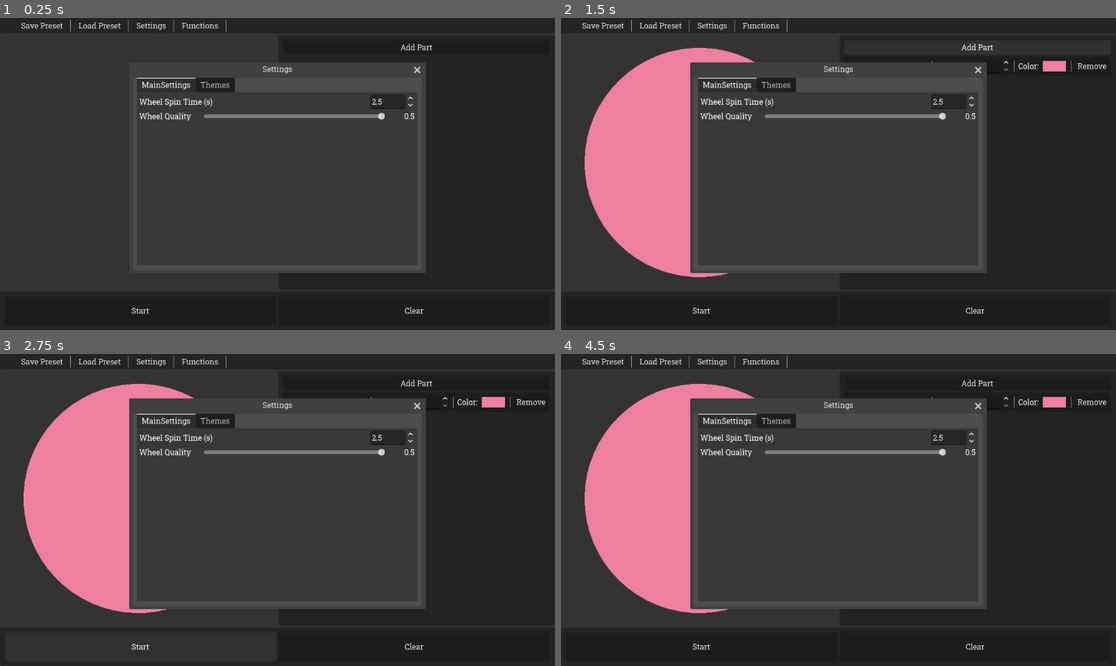
Above: before the commit, frames 1-4 (two rows, left to right).
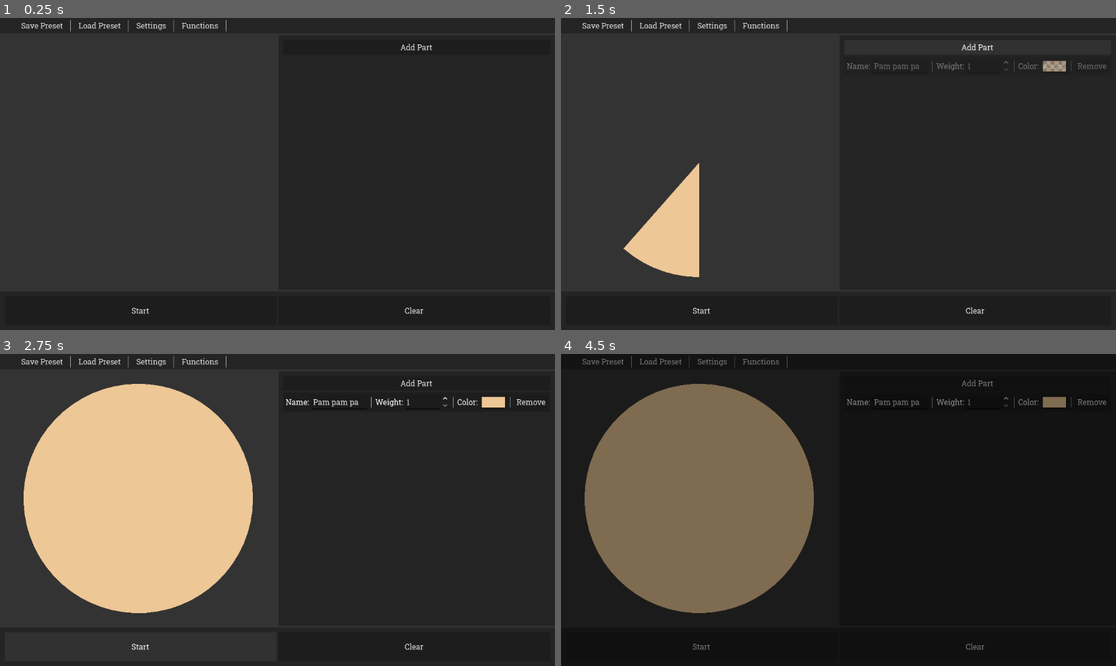
Above: after the commit, the same moments.

Repository: FoxyProgramm/NewRandomWheel
Game: Godot game, scene res://Scenes/Main.tscn
Two runs of this game, one before a commit and one after it. Both use one fixed random seed, a clock stepped at 60 frames per second and the inputs below.
Inputs (mouse positions are in pixels of both pictures, inside the frame that each line leads up to):
- Up to frame 1 (0.25 s): no input
- Up to frame 2 (1.5 s): click "Functions" at 0.5 s; click "Add Part" at 1.25 s
- Up to frame 3 (2.75 s): click "Start" at 2 s
- Up to frame 4 (4.5 s): click "Start" at 2.75 s; click (838, 619) at 3.5 s, where only the run after the commit has a clickable "Skip"; click (838, 619) at 4.25 s, where only the run after the commit has a clickable "Skip"

The runs differ from the first frame. In frame 1, 6.2% of the frame differs, in the area x 24-77%, y 14-82%; in frame 2, 18%; in frame 3, 29%; in frame 4, 48%, in the area x 3-99%, y 0-95%.

Commit message:
First pre-release Some fixes Added Animations to wheel and some UI elements Added "Normalize Weights" function Improve savings

Diff:
--- a/Scenes/Main.tscn
+++ b/Scenes/Main.tscn
@@ -12,6 +12,22 @@
 
 [sub_resource type="ViewportTexture" id="ViewportTexture_idj7w"]
 viewport_path = NodePath("SubViewport")
+
+[sub_resource type="Shader" id="Shader_jw32o"]
+code = "shader_type canvas_item;
+
+uniform float y_offset:hint_range(-64.0, 256.0, 0.01);
+
+void vertex() {
+	VERTEX.y += y_offset;
+}
+
+void fragment() {
+}"
+
+[sub_resource type="ShaderMaterial" id="ShaderMaterial_50glp"]
+shader = SubResource("Shader_jw32o")
+shader_parameter/y_offset = 126.0
 
 [sub_resource type="Shader" id="Shader_pbw6q"]
 code = "shader_type canvas_item;
@@ -124,11 +140,6 @@
 unique_name_in_owner = true
 layout_mode = 2
 text = "Save Preset"
-item_count = 2
-popup/item_0/text = "Empty Slot"
-popup/item_0/id = 0
-popup/item_1/text = "Empty Slot"
-popup/item_1/id = 1
 
 [node name="VSeparator" type="VSeparator" parent="Control/VBoxContainer/TopBar/HBoxContainer"]
 layout_mode = 2
@@ -138,11 +149,6 @@
 unique_name_in_owner = true
 layout_mode = 2
 text = "Load Preset"
-item_count = 2
-popup/item_0/text = "Empty Slot"
-popup/item_0/id = 0
-popup/item_1/text = "Empty Slot"
-popup/item_1/id = 1
 
 [node name="VSeparator2" type="VSeparator" parent="Control/VBoxContainer/TopBar/HBoxContainer"]
 layout_mode = 2
@@ -283,6 +289,24 @@
 mouse_filter = 2
 color = Color(0, 0, 0, 0)
 
+[node name="SkipWheelBtn" type="Button" parent="WinnerScreen/BG"]
+unique_name_in_owner = true
+material = SubResource("ShaderMaterial_50glp")
+layout_mode = 1
+anchors_preset = 7
+anchor_left = 0.5
+anchor_top = 1.0
+anchor_right = 0.5
+anchor_bottom = 1.0
+offset_left = -21.0
+offset_top = -115.0
+offset_right = 21.0
+offset_bottom = -85.0
+grow_horizontal = 2
+grow_vertical = 0
+text = "Skip"
+flat = true
+
 [node name="VBoxContainer" type="VBoxContainer" parent="WinnerScreen/BG"]
 layout_mode = 1
 anchors_preset = 15
@@ -315,6 +339,7 @@
 title = "Settings"
 initial_position = 1
 size = Vector2i(600, 400)
+visible = false
 exclusive = true
 min_size = Vector2i(100, 100)
 script = ExtResource("4_rgh2o")
@@ -408,16 +433,18 @@
 horizontal_alignment = 2
 
 [node name="HBoxContainer2" type="HBoxContainer" parent="Settings/Control/TabContainer/MainSettings/ScrollContainer/MarginContainer/VBoxContainer"]
-visible = false
 layout_mode = 2
 
 [node name="Label" type="Label" parent="Settings/Control/TabContainer/MainSettings/ScrollContainer/MarginContainer/VBoxContainer/HBoxContainer2"]
 layout_mode = 2
-text = "prop"
-
-[node name="CheckButton" type="CheckButton" parent="Settings/Control/TabContainer/MainSettings/ScrollContainer/MarginContainer/VBoxContainer/HBoxContainer2"]
-layout_mode = 2
-size_flags_horizontal = 10
+text = "Animation: Blocks appear / disappear"
+
+[node name="SettingsEnableBlocksAnimation" type="CheckButton" parent="Settings/Control/TabContainer/MainSettings/ScrollContainer/MarginContainer/VBoxContainer/HBoxContainer2"]
+unique_name_in_owner = true
+layout_mode = 2
+size_flags_horizontal = 10
+button_pressed = true
+flat = true
 
 [node name="HBoxContainer3" type="HBoxContainer" parent="Settings/Control/TabContainer/MainSettings/ScrollContainer/MarginContainer/VBoxContainer"]
 visible = false
@@ -665,3 +692,48 @@
 unique_name_in_owner = true
 layout_mode = 2
 text = "Randomize"
+
+[node name="Normalize Weights" type="Window" parent="Functions"]
+auto_translate_mode = 1
+title = "Normalize Weights"
+position = Vector2i(0, 36)
+size = Vector2i(200, 100)
+visible = false
+script = ExtResource("4_rgh2o")
+
+[node name="MarginContainer" type="MarginContainer" parent="Functions/Normalize Weights"]
+anchors_preset = 15
+anchor_right = 1.0
+anchor_bottom = 1.0
+grow_horizontal = 2
+grow_vertical = 2
+theme_override_constants/margin_left = 10
+theme_override_constants/margin_top = 15
+theme_override_constants/margin_right = 10
+theme_override_constants/margin_bottom = 15
+
+[node name="Control" type="Control" parent="Functions/Normalize Weights"]
+layout_mode = 3
+anchors_preset = 15
+anchor_right = 1.0
+anchor_bottom = 1.0
+grow_horizontal = 2
+grow_vertical = 2
+
+[node name="CenterContainer" type="CenterContainer" parent="Functions/Normalize Weights/Control"]
+layout_mode = 1
+anchors_preset = 15
+anchor_right = 1.0
+anchor_bottom = 1.0
+grow_horizontal = 2
+grow_vertical = 2
+
+[node name="AspectRatioContainer" type="AspectRatioContainer" parent="Functions/Normalize Weights/Control/CenterContainer"]
+custom_minimum_size = Vector2(200, 50)
+layout_mode = 2
+ratio = 0.5
+
+[node name="FunctionsNormalizeWeights" type="Button" parent="Functions/Normalize Weights/Control/CenterContainer/AspectRatioContainer"]
+unique_name_in_owner = true
+layout_mode = 2
+text = "Normalize"
--- a/Scenes/PartController.tscn
+++ b/Scenes/PartController.tscn
@@ -4,6 +4,7 @@
 [ext_resource type="Theme" uid="uid://b17doppsnjpxe" path="res://Themes/Separator.tres" id="2_ki4ev"]
 
 [node name="PanelContainer" type="PanelContainer"]
+modulate = Color(1, 1, 1, 0)
 anchors_preset = 15
 anchor_right = 1.0
 anchor_bottom = 1.0
@@ -81,3 +82,7 @@
 layout_mode = 2
 focus_mode = 0
 text = "Remove"
+
+[node name="Blank" type="Control" parent="."]
+visible = false
+layout_mode = 2
--- a/Scripts/Classes/PartController.gd
+++ b/Scripts/Classes/PartController.gd
@@ -23,7 +23,25 @@
 			)
 		color_box.color_changed.connect(ch_color_smooth)
 
+func appear(with_anim) -> void:
+	if with_anim:
+		create_tween().tween_property(self, 'modulate', Color.WHITE, 0.4).set_trans(Tween.TRANS_CUBIC)
+	else :
+		self.modulate = Color.WHITE
+
 func ch_color_smooth(color:Color) -> void:
 	if linked_part.color_tween and linked_part.color_tween.is_running(): linked_part.color_tween.kill()
 	linked_part.color_tween = create_tween()
 	linked_part.color_tween.tween_property(linked_part, 'color', color, 0.6).set_trans(Tween.TRANS_QUAD)
+
+func die(with_anim:bool) -> void:
+	if with_anim:
+		$Blank.show()
+		var actual_size = self.size
+		self.custom_minimum_size = actual_size
+		var tween := create_tween()
+		tween.tween_property(self, 'modulate', Color.TRANSPARENT, 0.4).set_trans(Tween.TRANS_CUBIC)
+		tween.tween_callback($MC.hide)
+		tween.tween_property(self, 'custom_minimum_size', Vector2(0,0), 0.3).set_trans(Tween.TRANS_CUBIC)
+		await tween.finished
+	call_deferred('queue_free')
--- a/Scripts/Global.gd
+++ b/Scripts/Global.gd
@@ -4,6 +4,7 @@
 
 var free_indexes:Array[int] = []
 var currect_idx:int = 0
+var acrual_parts_size:int
 
 func create_part() -> Part:
 	var result := Part.new()
--- a/Scripts/Wheel/Main.gd
+++ b/Scripts/Wheel/Main.gd
@@ -4,11 +4,23 @@
 
 var part_controller_scene:PackedScene = load("res://Scenes/PartController.tscn")
 var time_to_change_color:float = 0.6
+var rotating_tween:Tween
+var win_rotate:float
+var save_slots:int = 6
 
 func _ready() -> void:
 
 	if !DirAccess.dir_exists_absolute("user://saves/"):
 		DirAccess.make_dir_absolute("user://saves")
+
+	for i in range(save_slots):
+		var is_file := FileAccess.file_exists("user://saves/save_"+str(i)+".sv")
+		if (is_file):
+			%TopSavePreset.get_popup().add_item("Has Save")
+			%TopLoadPreset.get_popup().add_item("Load Save")
+		else :
+			%TopSavePreset.get_popup().add_item("Empty Save")
+			%TopLoadPreset.get_popup().add_item("Empty Save")
 
 	%TopSavePreset.get_popup().id_pressed.connect(func(id:int):
 		var file := FileAccess.open("user://saves/save_"+str(id)+".sv", FileAccess.WRITE)
@@ -49,10 +61,7 @@
 			print("ERROR 15")
 	)
 
-	%TopBarSettingsButton.pressed.connect(
-		func() :
-			$Settings.show()
-	)
+	%TopBarSettingsButton.pressed.connect($Settings.show)
 
 	%AddPart.pressed.connect(add_part)
 
@@ -79,6 +88,14 @@
 				await get_tree().create_timer(wait_step).timeout
 	)
 
+	%FunctionsNormalizeWeights.pressed.connect(func():
+		var wait_step: float = time_to_change_color / float( %Wheel.parts.size() )
+		for child:Control in %PartsContainer.get_children():
+			if child is PartController:
+				child.weight_box.value = 1
+				await get_tree().create_timer(wait_step).timeout
+	)
+
 	var functions_popup:PopupMenu = %TopBarFunctionsButton.get_popup()
 	for child:Window in $Functions.get_children():
 		functions_popup.add_item(child.title)
@@ -87,6 +104,10 @@
 	$WinnerScreen.gui_input.connect(func(e:InputEvent):
 		if e is InputEventMouseButton and e.pressed:
 			winner_screen_clicked.emit()
+	)
+
+	%SkipWheelBtn.pressed.connect(func():
+		rotating_tween.set_speed_scale(%SettingWheelRotationTime.value)
 	)
 
 	%StartWheel.pressed.connect(func():
@@ -98,14 +119,23 @@
 				winner = part
 				break
 			current_score += part.weight_linear
-		%Wheel.rotation -= PI*4*%SettingWheelRotationTime.value
+		win_rotate = (win_score*PI*2)-(PI/2)
+		%Wheel.rotation -= PI*4*ceil(%SettingWheelRotationTime.value)
 		%WinnerText.material.set('shader_parameter/y_offset', 48)
 		%ActualWinner.material.set('shader_parameter/y_offset', 64)
 		%ActualWinner.text = '4a6=F#O31oaF4'
+		rotating_tween = create_tween()
+		rotating_tween.tween_callback($WinnerScreen.show)
+		rotating_tween.tween_property(%Wheel, 'rotation', win_rotate, %SettingWheelRotationTime.value).set_trans(Tween.TRANS_CUBIC)
+		if %SettingWheelRotationTime.value > 10:
+			rotating_tween.parallel().tween_property(%SkipWheelBtn.material, 'shader_parameter/y_offset', 0, 0.5).set_delay(2.0).set_trans(Tween.TRANS_CUBIC)
+
+		await rotating_tween.finished
+		rotating_tween.set_speed_scale(1)
+
 		var wheel_tween:Tween = create_tween()
-		wheel_tween.tween_property(%Wheel, 'rotation', (win_score*PI*2)-(PI/2), %SettingWheelRotationTime.value).set_trans(Tween.TRANS_CUBIC)
-		wheel_tween.tween_callback($WinnerScreen.show)
 		wheel_tween.tween_property($WinnerScreen/BG, 'color', Color(0,0,0,0.5), 0.7).set_trans(Tween.TRANS_CUBIC)
+		wheel_tween.parallel().tween_property(%SkipWheelBtn.material, 'shader_parameter/y_offset', 126, 0.9).set_trans(Tween.TRANS_CUBIC)
 		wheel_tween.tween_property(%WinnerText, 'modulate', Color.WHITE, 0.7).set_trans(Tween.TRANS_CUBIC)
 		wheel_tween.parallel().tween_property(%WinnerText.material, 'shader_parameter/y_offset', 24, 0.5).set_trans(Tween.TRANS_CUBIC)
 		wheel_tween.tween_interval(0.2)
@@ -130,7 +160,9 @@
 	var new_part_controller := part_controller_scene.instantiate()
 	new_part_controller.linked_part = new_part
 	%PartsContainer.add_child(new_part_controller)
+	new_part_controller.weight_box.value = weight_
+	new_part_controller.appear(%SettingsEnableBlocksAnimation.button_pressed)
 	new_part_controller.request_to_delete.connect(func():
 		%Wheel.remove_beauty_part(new_part_controller.linked_part)
-		new_part_controller.queue_free()
+		new_part_controller.die(%SettingsEnableBlocksAnimation.button_pressed)
 	)
--- a/Scripts/Wheel/Wheel.gd
+++ b/Scripts/Wheel/Wheel.gd
@@ -51,17 +51,21 @@
 		tween.tween_property(part, "color", color, time_to_change).set_trans(Tween.TRANS_QUAD)
 		await get_tree().create_timer(time_for_part).timeout
 
-func create_beauty_part(name_:String = '', weight_:float = 1.0, color_:Color = Color.TRANSPARENT) -> Part:
+func create_beauty_part(name_:String = '', weight_:float = 1.0, color_:Color = Color.TRANSPARENT, ghost:bool = false) -> Part:
 	var new_part = Global.create_part()
 	new_part.weight_changed.connect(calculate_parts)
 	new_part.weight = 0.001
 
 	if name_: new_part.name = name_
 	if color_ != Color.TRANSPARENT: new_part.color = Color(color_)
+	if ghost: new_part.color = Color.TRANSPARENT
 
 	parts.append(new_part)
+	Global.acrual_parts_size += 1
 	var tween := create_tween()
 	tween.tween_property(new_part, "weight", weight_, 0.6).set_trans(Tween.TRANS_CUBIC)
+	if Global.acrual_parts_size == 2:
+		tween.parallel().tween_property(parts[0], 'weight', 0, 0.6).set_trans(Tween.TRANS_CUBIC)
 	return new_part
 
 func remove_beauty_part(part:Part, last_one:bool = false) -> void:
@@ -72,9 +76,11 @@
 			part = parts[i]
 			part.on_delete = true
 			break
-
+	Global.acrual_parts_size -= 1
 	var tween := create_tween()
 	tween.tween_property(part, "weight", 0.001, 0.6).set_trans(Tween.TRANS_QUAD)
+	if Global.acrual_parts_size == 1:
+		tween.parallel().tween_property(parts[0], 'weight', 1, 0.6).set_trans(Tween.TRANS_CUBIC)
 	await tween.finished
 	parts.erase(part)
 	part.weight_changed.disconnect(calculate_parts)
@@ -93,6 +99,8 @@
 		calculate_parts()
 	)
 
+	create_beauty_part("", 1, Color.TRANSPARENT, true)
+
 func _draw() -> void:
 	for part in parts:
 		if part.points.size() < 3: continue
Not shown: 1 places in Scenes/Main.tscn that only renumber resources
